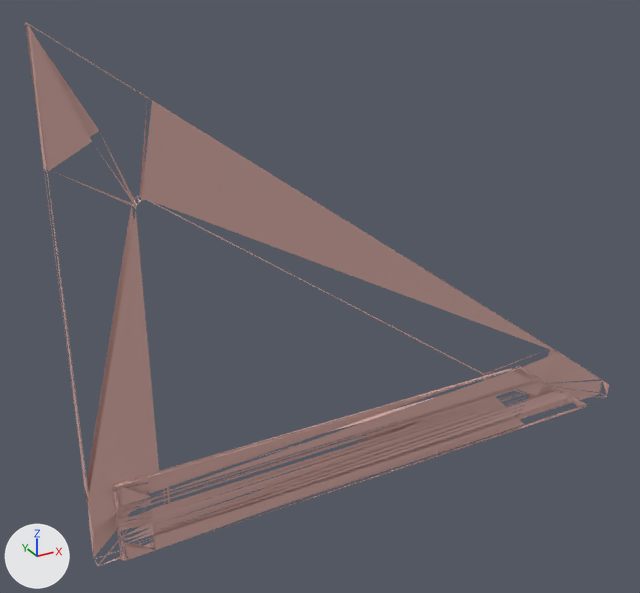
The glTF model glb/measurement_ruler_speedsquare_a02.glb, before and after one commit.
The view is the same before and after, from a 50 mm camera at (-0.273, -0.51, 0.308) aimed at (0.014, 0.011, 0.048). Arrows for +X, +Y and +Z are at lower left; the lights stay in place. The picture after the commit comes second.

Objects in the first picture: 'geometry_0'.
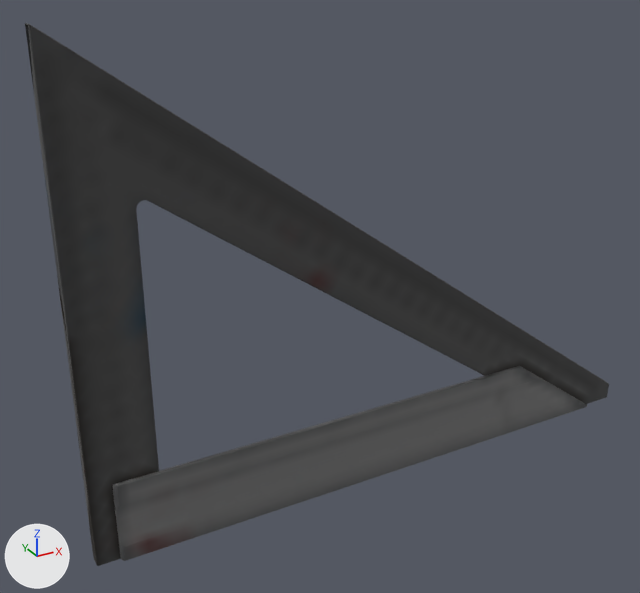
The newer file is also rescaled (x0.875), turned or shifted as a whole; pictures and numbers use the older file's frame.

What differs and where, as boxes [x1, y1, x2, y2] in the pictures (640 x 593 px; the box of a moved part takes in the faces that stretch with it):
part 1 of me_geometry_0, moved or reshaped
    before: [94, 381, 472, 566]
    after: [93, 477, 153, 566]
part 2 of me_geometry_0, moved or reshaped
    before: [485, 366, 609, 422]
    after: [518, 353, 609, 409]
part 3 of me_geometry_0, added
    after: [28, 27, 83, 472]
part 4 of me_geometry_0, recoloured
    both: [27, 25, 608, 557]

Edits to the bpy script that builds the scene:
```text
Add img_image_0:
    img_image_0 = load_image('Image_0', '_unpacked/Image_0', 96, 96, 'sRGB')
Add mat_material_0:
    mat_material_0 = bpy.data.materials.new('Material_0')
    # colours: grey #aaaaaa
    # uses the picture img_image_0
Change me_geometry_0:
    used by ob_geometry_0; location = (0.0, 0.0, 0.0)
    remove me_geometry_0.from_pydata(...)  # 802 vertices, 700 faces; spans x -0.173..0.307, y -0.013..0.0, z -0.109..0.252
    add me_geometry_0.from_pydata(...)  # 722 vertices, 1400 faces; spans x -0.173..0.307, y -0.013..0.0, z -0.109..0.252
    me_geometry_0 part 1: 28 vertices moved within x -0.172..-0.119, y -0.013..0.0, z -0.109..-0.046; 74 vertices removed from x -0.156..-0.12, y -0.013..-0.009, z -0.109..-0.046; 24 vertices added at x -0.173..-0.122, y -0.013..-0.009, z -0.109..-0.046
    me_geometry_0 part 2: 10 vertices moved within x 0.193..0.306, y -0.013..-0.009, z -0.109..-0.046; 52 vertices removed from x 0.163..0.281, y -0.013..-0.001, z -0.109..-0.046; 22 vertices added at x 0.164..0.305, y -0.013..-0.001, z -0.109..-0.046
    me_geometry_0 part 3: 1 vertex added at x -0.173, y -0.001, z 0.211
    me_geometry_0 part 4: 155 faces spanning x -0.173..0.307, y -0.013..0.0, z -0.109..0.252 switch from mat_defaultmaterial to mat_material_0
    other edits to the shape of me_geometry_0 do not show in these pictures
```
